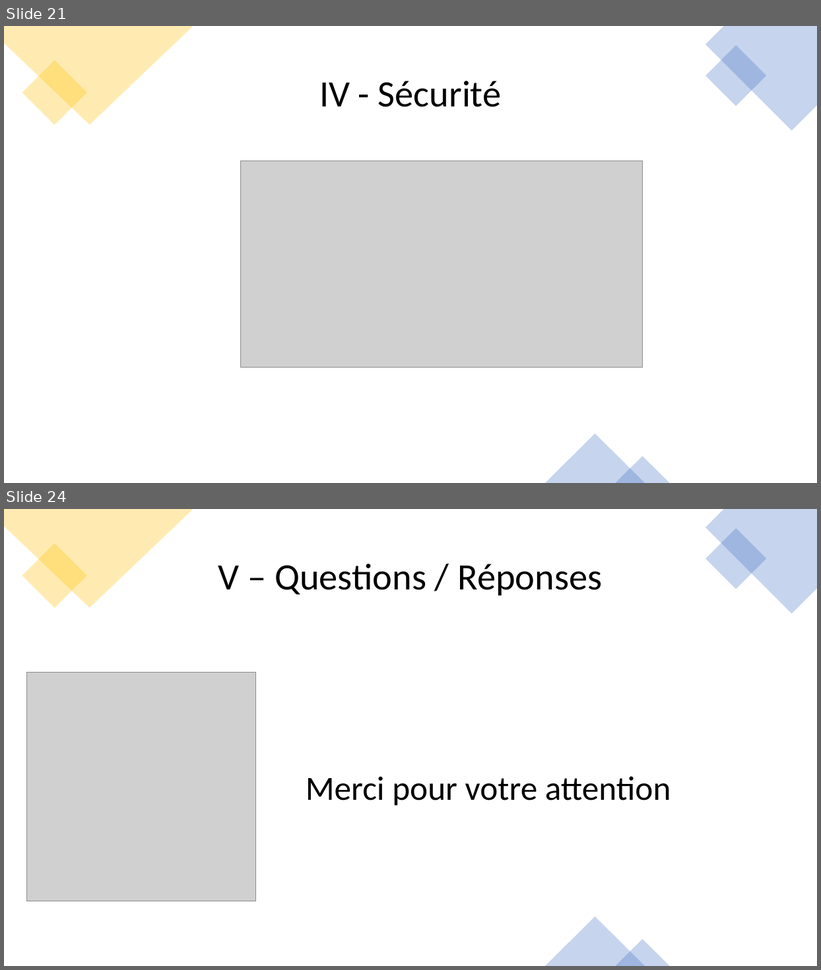
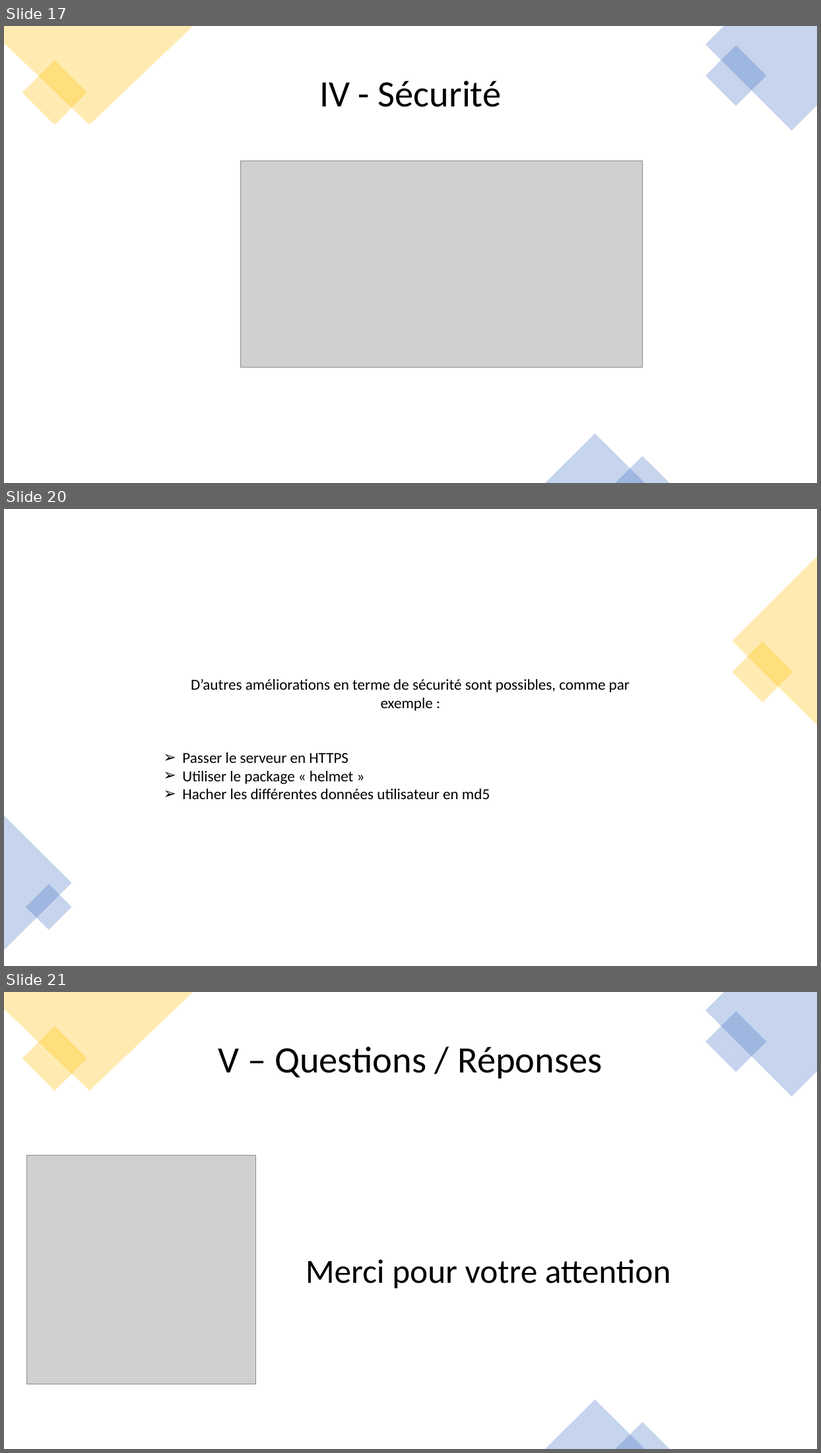
Before and after one commit to Nono-Le-Robot/TP06_Construisez_une_API, a slide deck: Ressources/Presentation P6.pptx. Shown one above the other, each under a label of ours: slides 21 and 24 before the commit, slides 17, 20 and 21 after it; the slides between them are not shown. The pictures are 821x970 and 821x1453 pixels, drawn with LibreOffice and Linux fonts; fonts in the diff are those of the drawing; grey boxes stand for pictures. Boxes give left, top, right and bottom in pixels: in the first picture for what was removed or moved away, otherwise in the second. Text is boxed around its words. In the diff, an @@ line names an element or a change of style, - is before the commit and + after.

Commit message:
update sécurité

```diff
--- a/Ressources/Presentation P6.pptx
+++ b/Ressources/Presentation P6.pptx
@@ slide 20 added at box(4, 509, 817, 966), background #FFFFFF @@
@@ triangle added at box(733, 557, 817, 725), fill #FFC000 at 30% opacity @@
@@ rectangle added at box(733, 642, 794, 703), fill #FFC000 at 30% opacity @@
@@ text added at box(182, 679, 630, 799), 18 pt, text #000000 @@
+D’autres améliorations en terme de sécurité sont possibles, comme par exemple :
+➢ Passer le serveur en HTTPS
+➢ Utiliser le package « helmet »
+➢ Hacher les différentes données utilisateur en md5
@@ triangle added at box(4, 816, 72, 951), fill #4472C4 at 30% opacity @@
@@ rectangle added at box(26, 884, 72, 930), fill #4472C4 at 30% opacity @@
@@ what was slide 21 is now slide 17 @@
@@ what was slide 24 is now slide 21 @@
```
Also in this commit, not shown: 8 slides changed, 8 other slides added, 12 slides removed, 6 other files.
